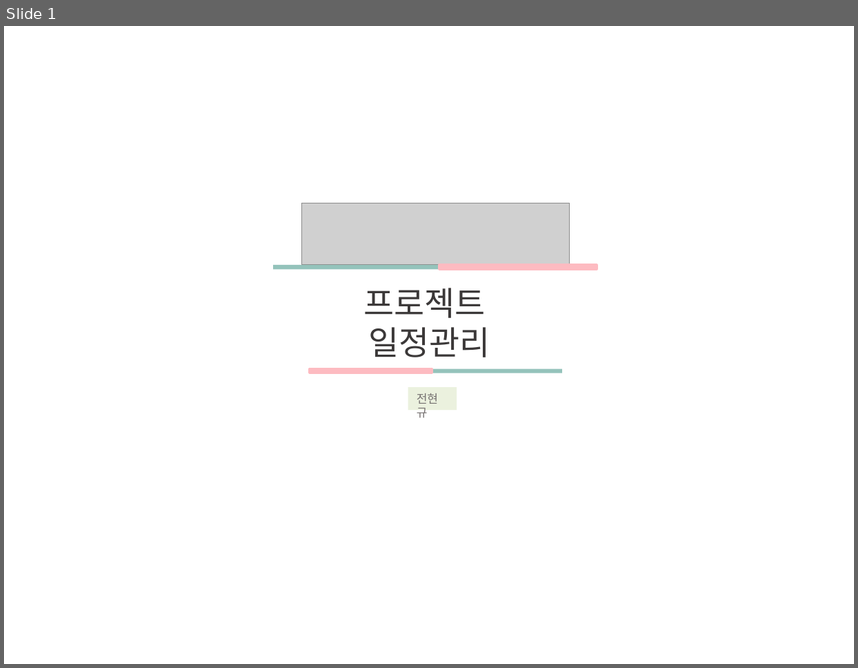
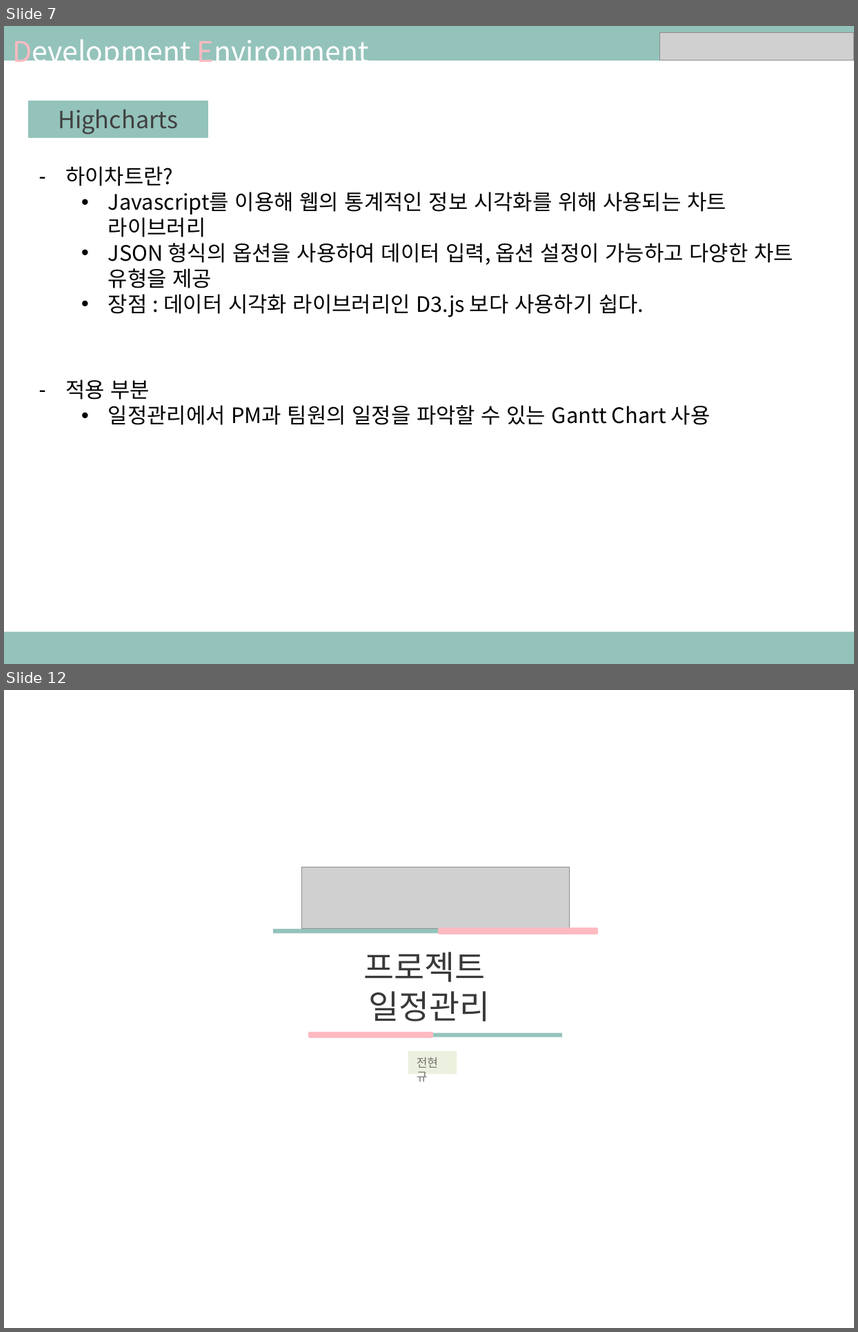
Before and after one commit to ezenteam03/project06, a slide deck: WebContent/jhk/0608 전현규.pptx. Shown one above the other, each under a label of ours: slide 1 before the commit, slides 7 and 12 after it; the slides between them are not shown. The pictures are 858x668 and 858x1332 pixels, drawn with LibreOffice and Linux fonts; fonts in the diff are those of the drawing; grey boxes stand for pictures. Boxes give left, top, right and bottom in pixels: in the first picture for what was removed or moved away, otherwise in the second. Text is boxed around its words. In the diff, an @@ line names an element or a change of style, - is before the commit and + after.

```diff
--- a/WebContent/jhk/0608 전현규.pptx
+++ b/WebContent/jhk/0608 전현규.pptx
@@ slide 7 added at [4,26,854,664], background #FFFFFF @@
@@ rectangle added at [4,26,854,61], fill #94C3BB @@
@@ text added at [12,39,369,69], 24 pt, text #FFFFFF @@
+Development Environment
@@ picture added at [660,33,854,61] @@
@@ rectangle added at [29,101,208,138], fill #94C3BB, outline #94C3BB 0.75 pt, 20 pt, text #404040 @@
+Highcharts
@@ text added at [65,166,793,317], 18 pt, text #000000 @@
+– 하이차트란?
+  • Javascript를 이용해 웹의 통계적인 정보 시각화를 위해 사용되는 차트 라이브러리
+  • JSON 형식의 옵션을 사용하여 데이터 입력, 옵션 설정이 가능하고 다양한 차트 유형을 제공
+  • 장점 : 데이터 시각화 라이브러리인 D3.js 보다 사용하기 쉽다.
@@ text added at [65,379,711,425], 18 pt, text #000000 @@
+– 적용 부분
+  • 일정관리에서 PM과 팀원의 일정을 파악할 수 있는 Gantt Chart 사용
@@ rectangle added at [4,631,854,664], fill #94C3BB @@
@@ what was slide 1 is now slide 12 @@
```
Also in this commit, not shown: 11 other slides added, 11 other files.
